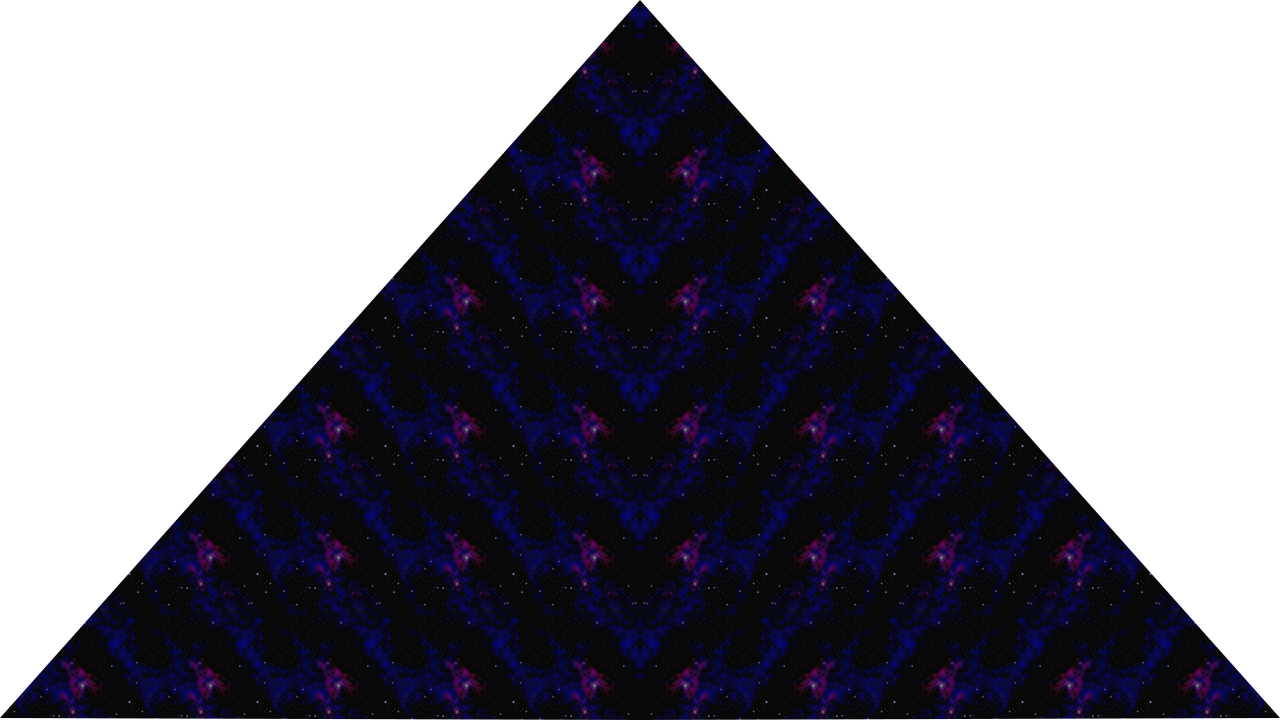
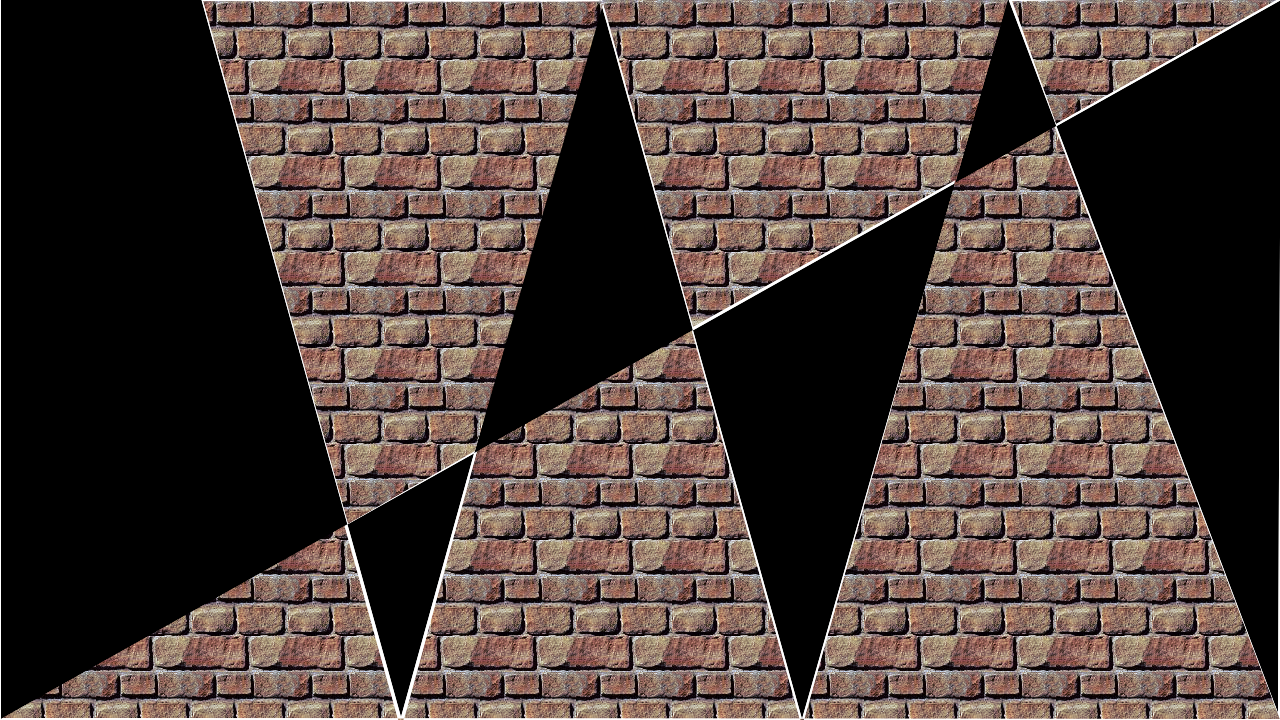
Layered file, before and after one edit (1280px x 720px). Changes by layer:
removed layer "レイヤー1 コピー" over left=0, top=0, right=640, bottom=720
removed layer "レイヤー1" over left=640, top=0, right=1280, bottom=720
painted on "背景" over left=0, top=0, right=1280, bottom=720
